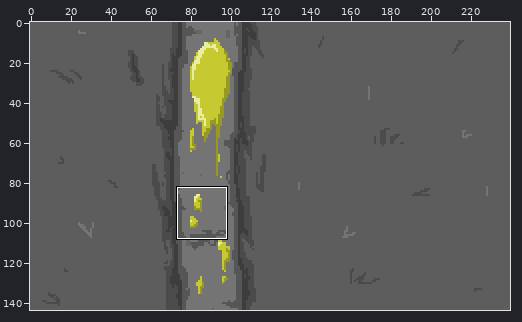
A sprite sheet gets an edit: VinterProjekt/Bilder/backgrounds/Bakgrundsbild-7.png. Above, an overview of the earlier version with the close-up marked.
Close-up. As it was:
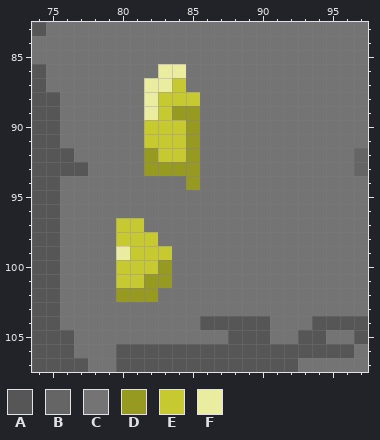
The file is 240x144 pixels. Colours within 5 levels of each other are drawn and written as one. Shown: x 74..97, y 83..107. The commit also changed other parts of the picture, which this record leaves out.
Palette (. is transparent): A #565656  B #656565  C #747474  D #979a21  E #c6ca30  F #eaeca0
Pixels before, first column x 74:
 83 ACCCCCCCCCCCCCCCCCCCCCCC
 84 CCCCCCCCCCCCCCCCCCCCCCCC
 85 CCCCCCCCCCCCCCCCCCCCCCCC
 86 ACCCCCCCCFFCCCCCCCCCCCCC
 87 ACCCCCCCFFECCCCCCCCCCCCC
 88 AACCCCCCFEEECCCCCCCCCCCC
 89 AACCCCCCFEDDCCCCCCCCCCCC
 90 AACCCCCCEEEDCCCCCCCCCCCC
 91 AACCCCCCEEEDCCCCCCCCCCCC
 92 AAACCCCCDEEDCCCCCCCCCCCB
 93 AAAACCCCDDDDCCCCCCCCCCCB
 94 AACCCCCCCCCDCCCCCCCCCCCC
 95 AACCCCCCCCCCCCCCCCCCCCCC
 96 AACCCCCCCCCCCCCCCCCCCCCC
 97 AACCCCEECCCCCCCCCCCCCCCC
 98 AACCCCEEECCCCCCCCCCCCCCC
 99 AACCCCFEEECCCCCCCCCCCCCC
100 AACCCCEEEDCCCCCCCCCCCCCC
101 AACCCCEEDDCCCCCCCCCCCCCC
102 AACCCCDDDCCCCCCCCCCCCCCC
103 AACCCCCCCCCCCCCCCCCCCCCC
104 AACCCCCCCCCCAAAAACCCAAAA
105 AAACCCCCCCCCCCAAACCAACCA
106 AAACCCAAAAAAAAAAAAAAAAAC
107 AAAACCAAAAAAAAAAAAACCCCC
New version:
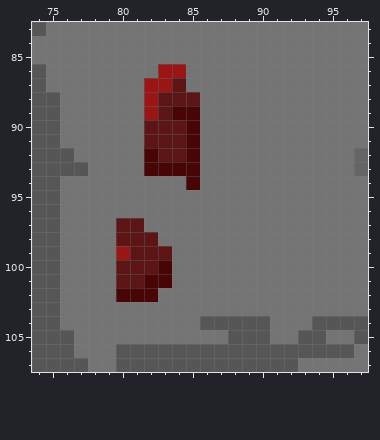
From old to new:
colour D: #979a21 -> #490404
colour E: #c6ca30 -> #5c1414
colour F: #eaeca0 -> #9b1515
Changed places in both close-ups, as pixel boxes (x1, y1, x2, y2):
changed: (116, 64, 200, 302)
